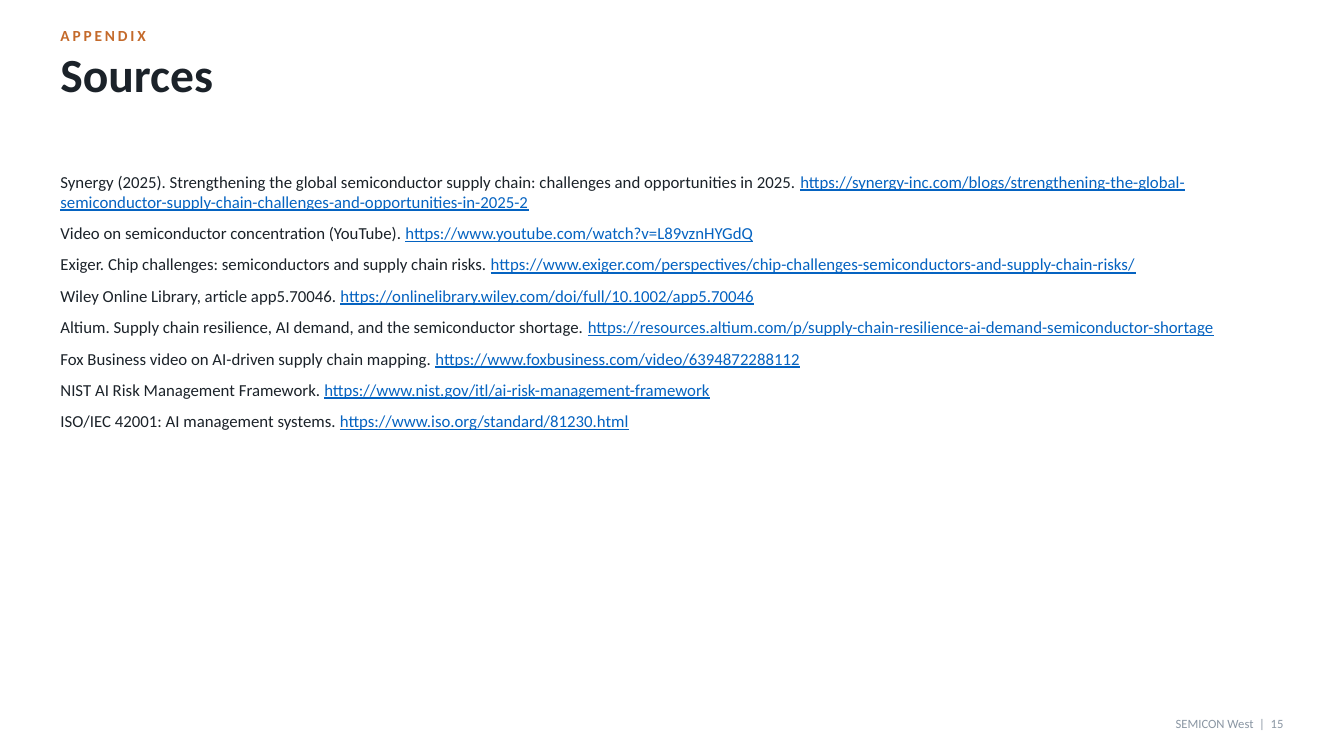
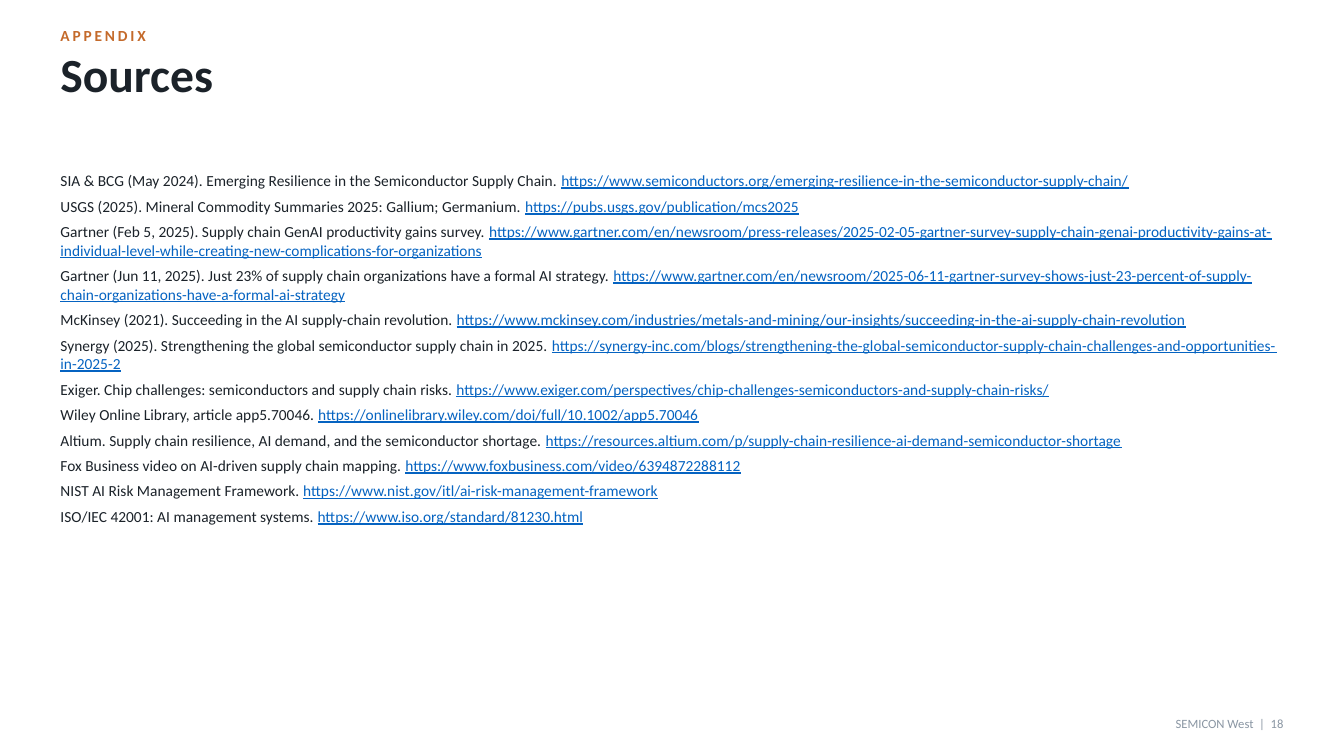
Before and after one commit to rajk2888/Bellevue-University, a slide deck: slide 18 of semicon-west/semicon-west-supply-chain-risk.pptx (slide 15 before the commit). Drawn at 1344x756 pixels with LibreOffice and Linux fonts; fonts in the diff are those of the drawing. Boxes give left, top, right and bottom in pixels: in the first picture for what was removed or moved away, otherwise in the second. Text is boxed around its words. In the diff, an @@ line names an element or a change of style, - is before the commit and + after.

```diff
--- a/semicon-west/semicon-west-supply-chain-risk.pptx
+++ b/semicon-west/semicon-west-supply-chain-risk.pptx
@@ text at (60,175,1275,372): text changed; size 12 to 11 pt @@
-Synergy (2025). Strengthening the global semiconductor supply chain: challenges and opportunities in 2025. https://synergy-inc.com/blogs/strengthening-the-global-semiconductor-supply-chain-challenges-and-opportunities-in-2025-2
-Video on semiconductor concentration (YouTube). https://www.youtube.com/watch?v=L89vznHYGdQ
+SIA & BCG (May 2024). Emerging Resilience in the Semiconductor Supply Chain. https://www.semiconductors.org/emerging-resilience-in-the-semiconductor-supply-chain/
+USGS (2025). Mineral Commodity Summaries 2025: Gallium; Germanium. https://pubs.usgs.gov/publication/mcs2025
+Gartner (Feb 5, 2025). Supply chain GenAI productivity gains survey. https://www.gartner.com/en/newsroom/press-releases/2025-02-05-gartner-survey-supply-chain-genai-productivity-gains-at-individual-level-while-creating-new-complications-for-organizations
+Gartner (Jun 11, 2025). Just 23% of supply chain organizations have a formal AI strategy. https://www.gartner.com/en/newsroom/2025-06-11-gartner-survey-shows-just-23-percent-of-supply-chain-organizations-have-a-formal-ai-strategy
+McKinsey (2021). Succeeding in the AI supply-chain revolution. https://www.mckinsey.com/industries/metals-and-mining/our-insights/succeeding-in-the-ai-supply-chain-revolution
+Synergy (2025). Strengthening the global semiconductor supply chain in 2025. https://synergy-inc.com/blogs/strengthening-the-global-semiconductor-supply-chain-challenges-and-opportunities-in-2025-2
@@ text at (60,384,1121,525): size 12 to 11 pt in "Exiger. Chip challenges: semiconductors and supply chain ...", "Wiley Online Library, article app5.70046. https://onlinelibr ...", "Altium. Supply chain resilience, AI demand, and ...", "Fox Business video on AI-driven supply chain ..." and 2 more places; less space between paragraphs @@
@@ text at (1176,719,1284,728): text changed @@
-SEMICON West | 15
+SEMICON West | 18
```
Also in this commit, not shown: 10 other slides changed, 3 slides added, 2 other files.
